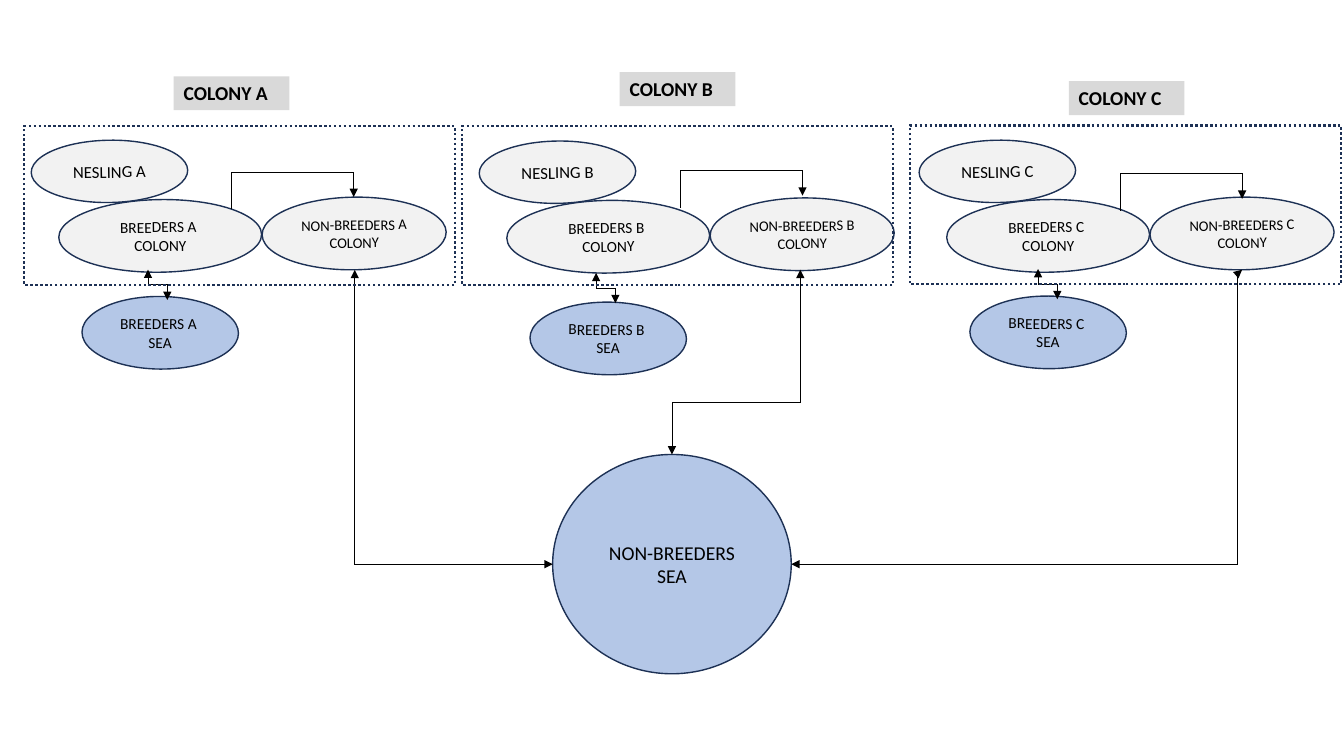
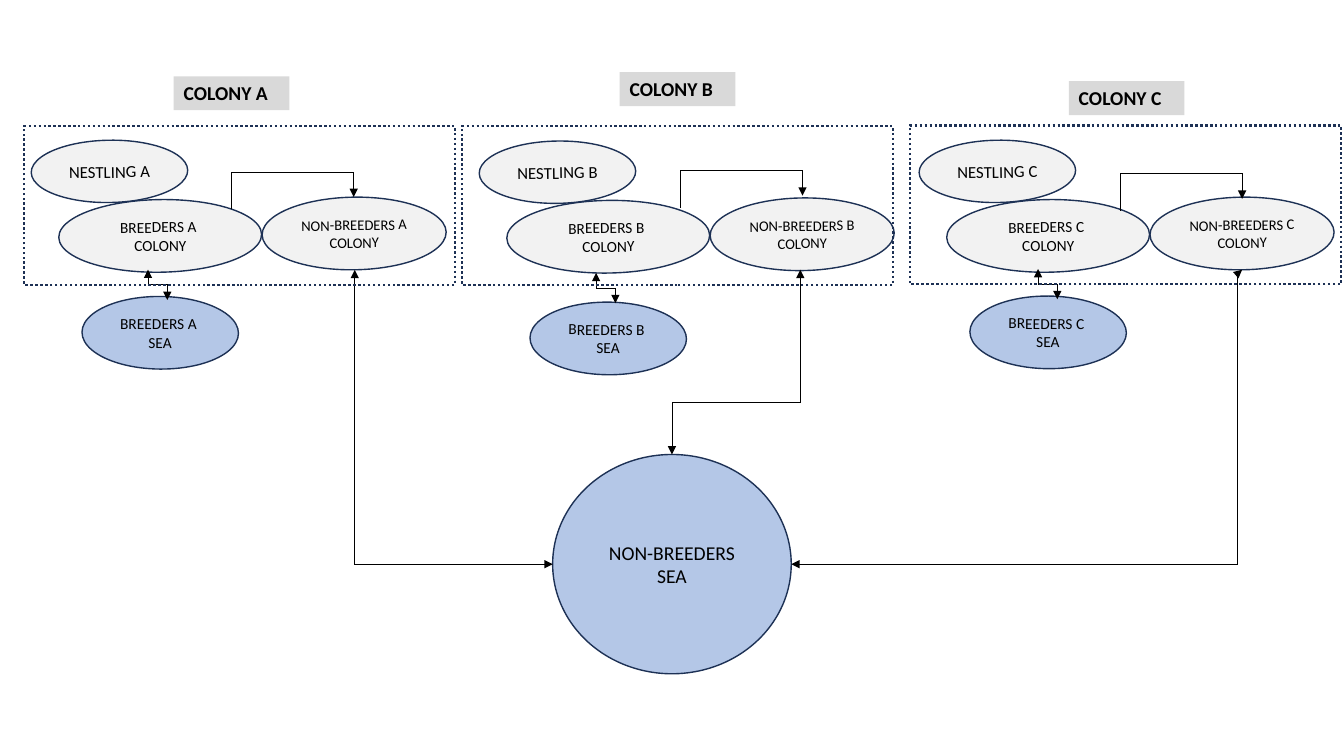
Before and after one commit to ORumianowski/hpai_mitigation, a slide deck: slide 15 of 01_meeting_documents/hpai_mitagation_project_v2.pptx. Drawn at 1344x756 pixels with LibreOffice and Linux fonts; fonts in the diff are those of the drawing. Boxes give left, top, right and bottom in pixels: in the first picture for what was removed or moved away, otherwise in the second. Text is boxed around its words. In the diff, an @@ line names an element or a change of style, - is before the commit and + after.

```diff
--- a/01_meeting_documents/hpai_mitagation_project_v2.pptx
+++ b/01_meeting_documents/hpai_mitagation_project_v2.pptx
@@ text in ellipse at (69,166,150,178): text changed @@
-NESLING A
+NESTLING A
@@ text in ellipse at (517,167,598,179): text changed @@
-NESLING B
+NESTLING B
@@ text in ellipse at (957,166,1038,178): text changed @@
-NESLING C
+NESTLING C
```
Also in this commit, not shown: 1 other slide changed, 2 slides added, 8 other files.
